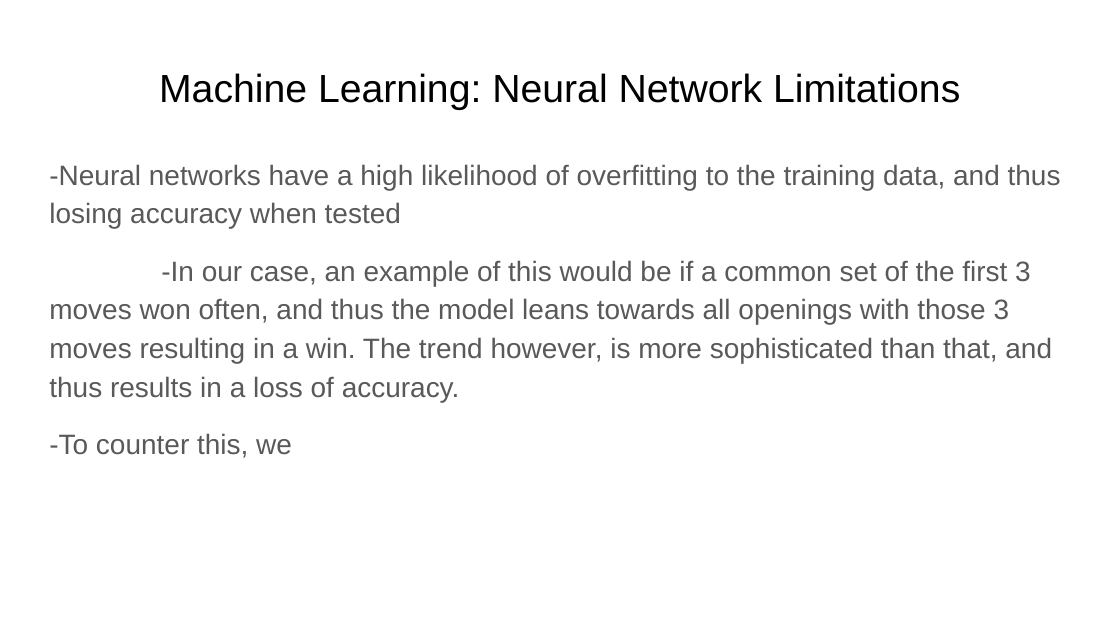
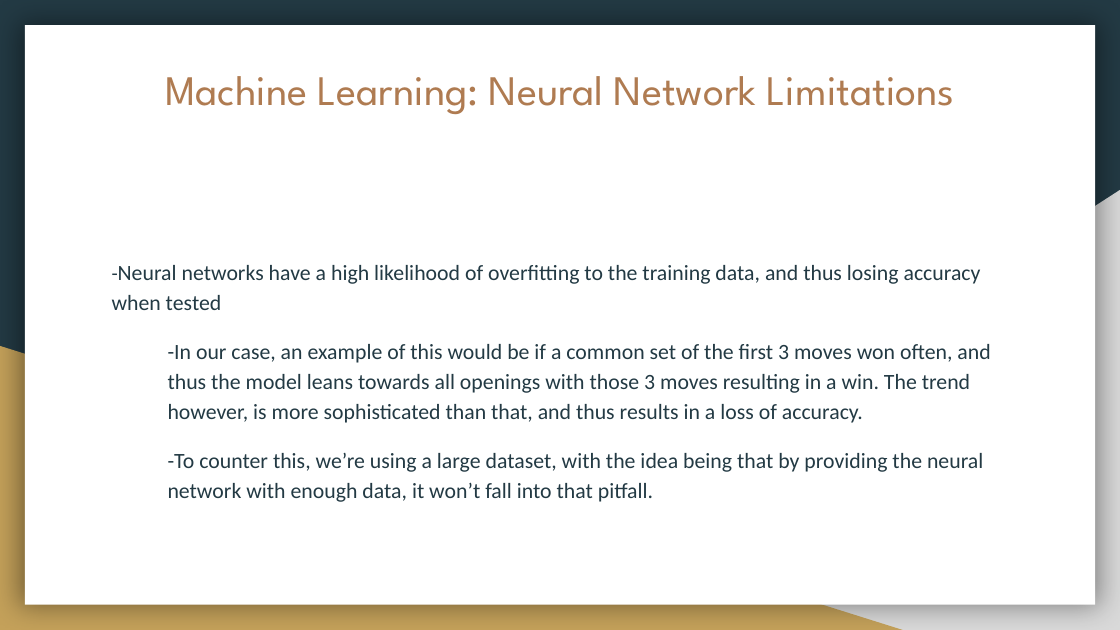
Before and after one commit to Nveatch/Chess_Games_Group_Analysis, a slide deck: slide 17 of Group_1_Presentation.pptx (slide 16 before the commit). Drawn at 1120x630 pixels with LibreOffice and Linux fonts; fonts in the diff are those of the drawing. Boxes give left, top, right and bottom in pixels: in the first picture for what was removed or moved away, otherwise in the second. Text is boxed around its words. In the diff, an @@ line names an element or a change of style, - is before the commit and + after.

```diff
--- a/Group_1_Presentation.pptx
+++ b/Group_1_Presentation.pptx
@@ background #FFFFFF to #233A44 @@
@@ rectangle added at (25,26,1095,605), fill #FFFFFF @@
@@ title "Machine Learning: Neural Network Limitations" at (165,76,955,114): size 25.2 to 27 pt, font Arial to League Spartan, text colour #000000 to #AF7B51 @@
@@ right triangle added at (439,190,1120,630), fill #D9D9D9 @@
@@ text "-Neural networks have a high ...": place and size @@
-text "-Neural networks have a high ..." at (49,164,1061,458)
+text "-Neural networks have a high ..." at (112,265,990,502)
@@ text at (112,265,990,423): size 18 to 13 pt in "-Neural"; size 18 to 14 pt, font Arial to Calibri, text colour #595959 to #233A44 in "-Neural networks have a high likelihood of ...", "-In our case, an example of this ..."; indent changed @@
@@ right triangle added at (0,346,903,630), fill #C4A15A @@
@@ text at (168,453,983,502): text changed; size 18 to 14 pt; font Arial to Calibri; text colour #595959 to #233A44 @@
--To counter this, we
+-To counter this, we’re using a large dataset, with the idea being that by providing the neural network with enough data, it won’t fall into that pitfall.
```
Also in this commit, not shown: 18 other slides changed, 1 slide added.
